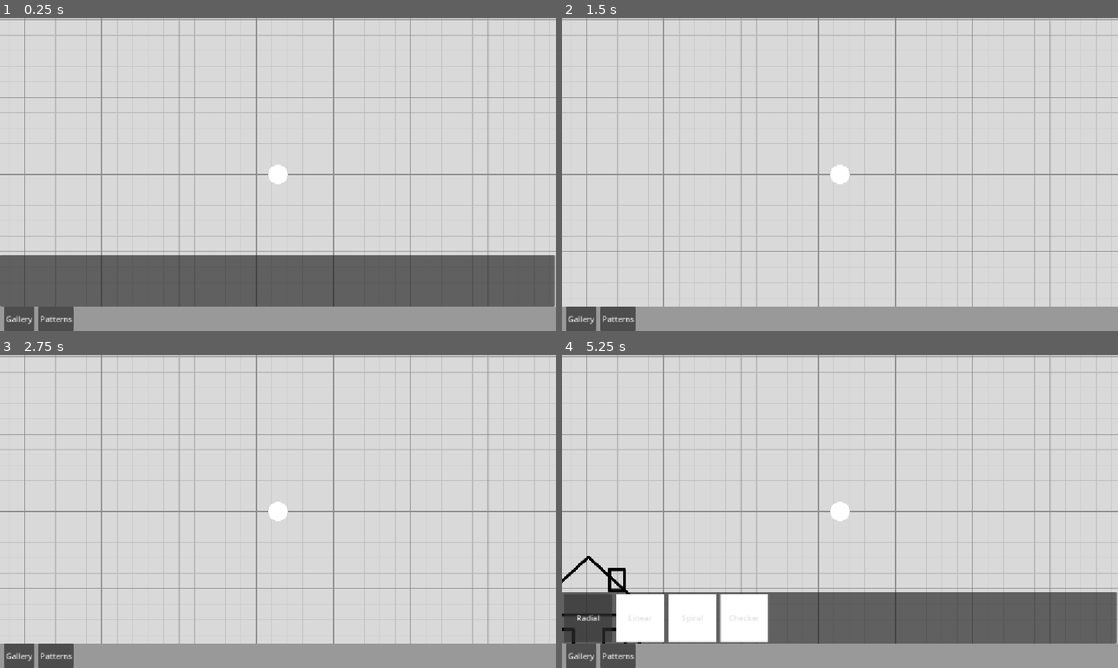
Above: before the commit, frames 1-4 (two rows, left to right).
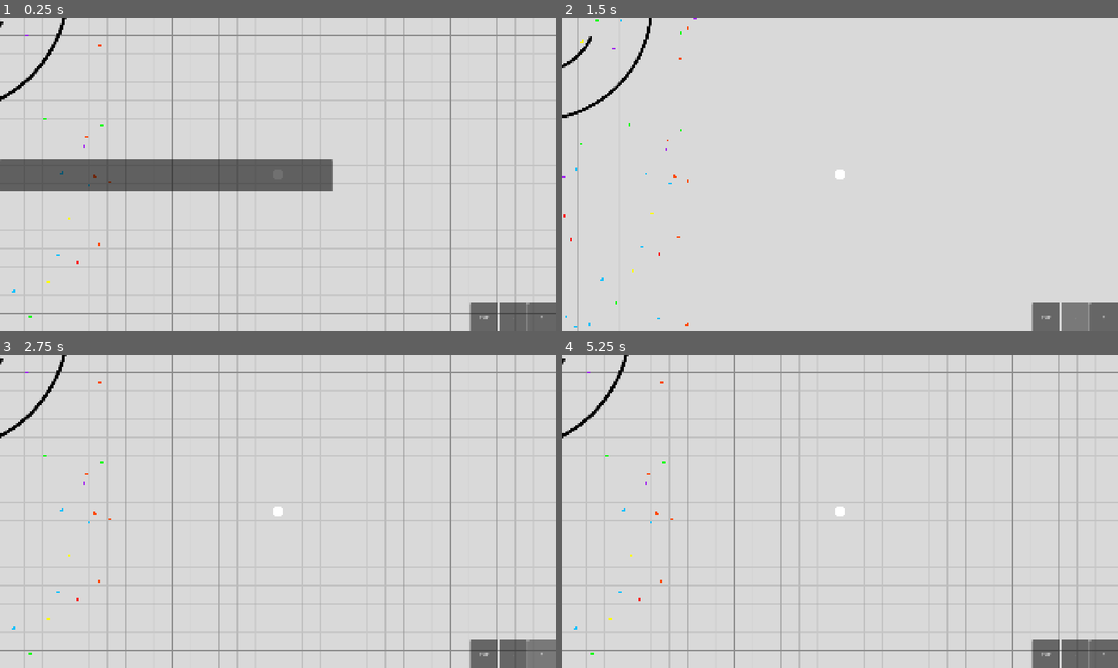
Above: after the commit, the same moments.

Repository: EitherRock/snake-coloring
Game: Godot game, scene res://main.tscn
Two runs of this game, one before a commit and one after it. Both use one fixed random seed, a clock stepped at 60 frames per second and the inputs below.
Inputs (mouse positions are in pixels of both pictures, inside the frame that each line leads up to):
- Up to frame 1 (0.25 s): no input
- Up to frame 2 (1.5 s): click (1045, 318) at 0.5 s, where only the run after the commit has a clickable "POP"; click (1073, 318) at 1.25 s, where only the run after the commit has a clickable "-"
- Up to frame 3 (2.75 s): click (544, 655) at 2 s, where only the run after the commit has a clickable "+"
- Up to frame 4 (5.25 s): click (578, 655) at 2.75 s, where only the run before the commit has a clickable "Gallery"; click (589, 617) at 3.5 s, where only the run before the commit has a clickable "house"; click (617, 655) at 4.25 s, where only the run before the commit has a clickable "Patterns"; click (589, 617) at 5 s, where only the run before the commit has a clickable "Radial"

The runs differ from the first frame. In frame 1, 36% of the frame differs, in the area x 0-100%, y 0-100%; in frame 2, 13%; in frame 3, 15%; in frame 4, 30%.

Commit message:
add joystick and pop, zoom buttons

Diff:
--- a/entities/camera_2d.gd
+++ b/entities/camera_2d.gd
@@ -20,3 +20,10 @@
 func _change_zoom(amount: float) -> void:
 	var new_zoom := clampf(zoom.x + amount, min_zoom, max_zoom)
 	zoom = Vector2(new_zoom, new_zoom)
+
+
+func zoom_in() -> void:
+	_change_zoom(zoom_step)
+
+func zoom_out() -> void:
+	_change_zoom(-zoom_step)
--- a/entities/player.gd
+++ b/entities/player.gd
@@ -8,6 +8,7 @@
 @export var acceleration: float = 1500.0
 @export var friction: float = 1500.0
 @export var stop_distance: float = 10.0  # prevents jittering when close to cursor
+@export var joystick: VirtualJoystick_
 
 @export_group("Trail")
 @export var first_dot_spacing: float = 40.0
@@ -60,15 +61,16 @@
 	var target_velocity := Vector2.ZERO
 	var rate := friction
 
-	if Input.is_action_pressed('right_click'):
+	if joystick and joystick.output != Vector2.ZERO:
+		target_velocity = joystick.output * move_speed
+		rate = acceleration
+	elif Input.is_action_pressed('right_click'):
 		var direction := get_global_mouse_position() - global_position
-		# only move if we're not already at the target
 		if direction.length() > stop_distance:
 			target_velocity = direction.normalized() * move_speed
 			rate = acceleration
 
 	velocity = velocity.move_toward(target_velocity, rate * delta)
-
 
 # ---------------------------------------------------------------------------
 # Magnet
@@ -183,5 +185,7 @@
 
 
 func _on_input_event(_viewport: Node, event: InputEvent, _shape_idx: int) -> void:
+	if Platform.is_touch:
+		return  # touch uses the pop button instead
 	if event is InputEventMouseButton and event.pressed and event.button_index == MOUSE_BUTTON_LEFT:
 		pop_last_dot()
--- /dev/null
+++ b/joystick.gd
@@ -0,0 +1,60 @@
+class_name VirtualJoystick_
+extends Control
+
+@export var radius: float = 120.0
+@export var dead_zone: float = 0.15
+
+var output := Vector2.ZERO  # direction, length 0-1
+var is_active: bool:
+	get: return _touch_index != -1
+
+var _touch_index := -1
+var _origin := Vector2.ZERO  # where the thumb first landed (screen position)
+var _knob := Vector2.ZERO
+
+
+func _ready() -> void:
+	print("is_touch: ", Platform.is_touch, "  visible: ", visible, "  rect: ", get_global_rect())
+	visible = Platform.is_touch
+	set_process_input(Platform.is_touch)
+
+
+func _input(event: InputEvent) -> void:
+	var local_touch = get_global_transform_with_canvas().affine_inverse() * event.position
+
+	if event is InputEventScreenTouch:
+		print("touch at ", event.position, " pressed: ", event.pressed)
+		#if event.pressed and _touch_index == -1 and get_rect().has_point(local_touch):
+		if event.pressed and _touch_index == -1:
+			_touch_index = event.index
+			_origin = event.position
+			_knob = _origin
+			Platform.joystick_active = true
+			queue_redraw()
+			print('redrew')
+		elif not event.pressed and event.index == _touch_index:
+			_release()
+			print('released')
+		else: print('not working')
+	elif event is InputEventScreenDrag and event.index == _touch_index:
+		output = ((event.position - _origin) / radius).limit_length(1.0)
+		_knob = _origin + output * radius
+		if output.length() < dead_zone:
+			output = Vector2.ZERO
+		queue_redraw()
+
+
+func _release() -> void:
+	_touch_index = -1
+	output = Vector2.ZERO
+	Platform.joystick_active = false
+	queue_redraw()
+
+
+func _draw() -> void:
+	if not is_active:
+		return
+	var base := _origin - global_position
+	draw_circle(base, radius, Color(0, 0, 0, 0.15))
+	draw_arc(base, radius, 0.0, TAU, 48, Color(0, 0, 0, 0.35), 3.0, true)
+	draw_circle(_knob - global_position, radius * 0.4, Color(0, 0, 0, 0.45))
--- a/main.tscn
+++ b/main.tscn
@@ -5,9 +5,10 @@
 [ext_resource type="Shader" uid="uid://d1ivv74khsl8k" path="res://shaders/grid.gdshader" id="2_272bh"]
 [ext_resource type="PackedScene" uid="uid://dlrmy72n62gmt" path="res://entities/dot.tscn" id="3_h2yge"]
 [ext_resource type="Script" uid="uid://b86eld87nyhv1" path="res://util/dot_spawner.gd" id="5_lquwl"]
-[ext_resource type="PackedScene" uid="uid://0l5ldynft27a" path="res://ui/ui.tscn" id="6_7mycd"]
+[ext_resource type="Script" uid="uid://cxuvv180us86w" path="res://joystick.gd" id="7_074og"]
 [ext_resource type="PackedScene" uid="uid://8uslfn03rggr" path="res://pictures/picture.tscn" id="7_272bh"]
 [ext_resource type="Resource" uid="uid://dd34rrm00e2yg" path="res://pictures/gallery/smiley/picture_data.tres" id="8_5vw27"]
+[ext_resource type="Script" uid="uid://b556gy22jrfqd" path="res://touch_controls.gd" id="8_cegan"]
 [ext_resource type="AudioStream" uid="uid://cvcnajpp4sq4u" path="res://audio/bl.bloop 01.wav" id="9_2cqfq"]
 [ext_resource type="Resource" uid="uid://cfpdaeoeewiti" path="res://pictures/gallery/house/picture_data.tres" id="9_yaehf"]
 [ext_resource type="AudioStream" uid="uid://opvrw1vfu5ld" path="res://audio/bl.bloop 02.wav" id="10_yaehf"]
@@ -52,9 +53,10 @@
 offset_bottom = 11341.0
 mouse_filter = 2
 
-[node name="Player" parent="." unique_id=851494805 instance=ExtResource("1_ig7tw")]
+[node name="Player" parent="." unique_id=851494805 node_paths=PackedStringArray("joystick") instance=ExtResource("1_ig7tw")]
 z_index = 5
 position = Vector2(1485, 320)
+joystick = NodePath("../CanvasLayer/Joystick")
 trail_container_path = NodePath("../TrailContainer")
 dots_container_path = NodePath("../DotsContainer")
 bloop_sound_path = NodePath("../AudioStreamPlayer2D")
@@ -74,11 +76,51 @@
 dots_container_path = NodePath("../Picture")
 
 [node name="CanvasLayer" type="CanvasLayer" parent="." unique_id=1309987049]
-visible = false
 
-[node name="UI" parent="CanvasLayer" unique_id=42824729 instance=ExtResource("6_7mycd")]
-size_flags_horizontal = 3
-size_flags_vertical = 3
+[node name="Joystick" type="Control" parent="CanvasLayer" unique_id=11435867]
+layout_mode = 3
+anchors_preset = 0
+offset_right = 40.0
+offset_bottom = 40.0
+script = ExtResource("7_074og")
+
+[node name="TouchControls" type="Control" parent="CanvasLayer" unique_id=1673309816 node_paths=PackedStringArray("player")]
+layout_mode = 3
+anchors_preset = 15
+anchor_right = 1.0
+anchor_bottom = 1.0
+grow_horizontal = 2
+grow_vertical = 2
+mouse_filter = 2
+script = ExtResource("8_cegan")
+player = NodePath("../../Player")
+
+[node name="HBoxContainer" type="HBoxContainer" parent="CanvasLayer/TouchControls" unique_id=379394411]
+layout_mode = 1
+anchors_preset = 3
+anchor_left = 1.0
+anchor_top = 1.0
+anchor_right = 1.0
+anchor_bottom = 1.0
+offset_left = -40.0
+offset_top = -40.0
+grow_horizontal = 0
+grow_vertical = 0
+
+[node name="PopButton" type="Button" parent="CanvasLayer/TouchControls/HBoxContainer" unique_id=2002775093]
+custom_minimum_size = Vector2(96, 96)
+layout_mode = 2
+text = "POP"
+
+[node name="ZoomOutButton" type="Button" parent="CanvasLayer/TouchControls/HBoxContainer" unique_id=947344915]
+custom_minimum_size = Vector2(96, 96)
+layout_mode = 2
+text = "-"
+
+[node name="ZoomInButton" type="Button" parent="CanvasLayer/TouchControls/HBoxContainer" unique_id=804694058]
+custom_minimum_size = Vector2(96, 96)
+layout_mode = 2
+text = "+"
 
 [node name="Pictures" type="Node2D" parent="." unique_id=858915315]
 
@@ -95,3 +137,4 @@
 area_mask = 536870912
 
 [node name="UI" parent="." unique_id=1430790159 instance=ExtResource("18_074og")]
+visible = false
--- a/pictures/picture_manager.gd
+++ b/pictures/picture_manager.gd
@@ -19,6 +19,9 @@
 
 
 func _unhandled_input(event: InputEvent) -> void:
+	if Platform.joystick_active:
+		return
+
 	if not (event is InputEventMouseButton and event.pressed and event.button_index == MOUSE_BUTTON_LEFT):
 		return
 
--- /dev/null
+++ b/platform.gd
@@ -0,0 +1,12 @@
+extends Node
+
+# True on phones, touchscreens, or when testing touch on desktop
+var is_touch: bool = (
+	DisplayServer.is_touchscreen_available()
+	or OS.has_feature("mobile")
+	or ProjectSettings.get_setting("input_devices/pointing/emulate_touch_from_mouse", false)
+)
+
+# Set by the joystick while a finger is steering. Click handlers check this
+# so a steering touch isn't also treated as a tap.
+var joystick_active: bool = false
--- a/project.godot
+++ b/project.godot
@@ -14,10 +14,17 @@
 run/main_scene="uid://t0rgetnx7bo5"
 config/features=PackedStringArray("4.7", "Mobile")
 
+[autoload]
+
+Platform="*uid://jssg7ugcwodn"
+
 [display]
 
+window/size/viewport_width=1920
+window/size/viewport_height=1080
 window/stretch/mode="canvas_items"
 window/stretch/aspect="expand"
+window/handheld/orientation=4
 
 [global_group]
 
@@ -41,6 +48,10 @@
 ]
 }
 
+[input_devices]
+
+pointing/emulate_touch_from_mouse=true
+
 [physics]
 
 3d/physics_engine="Jolt Physics"
--- /dev/null
+++ b/touch_controls.gd
@@ -0,0 +1,16 @@
+extends Control
+
+@export var player: Node
+@export var camera: Camera2D
+
+@onready var pop_button: Button = $HBoxContainer/PopButton
+@onready var zoom_in_button: Button = $HBoxContainer/ZoomInButton
+@onready var zoom_out_button: Button = $HBoxContainer/ZoomOutButton
+
+
+func _ready() -> void:
+	var camera = player.get_node('Camera2D')
+	visible = Platform.is_touch
+	pop_button.pressed.connect(func(): player.pop_last_dot())
+	zoom_in_button.pressed.connect(func(): camera.zoom_in())
+	zoom_out_button.pressed.connect(func(): camera.zoom_out())
Not shown, added: joystick.gd.uid
Not shown, added: platform.gd.uid
Not shown, added: touch_controls.gd.uid
